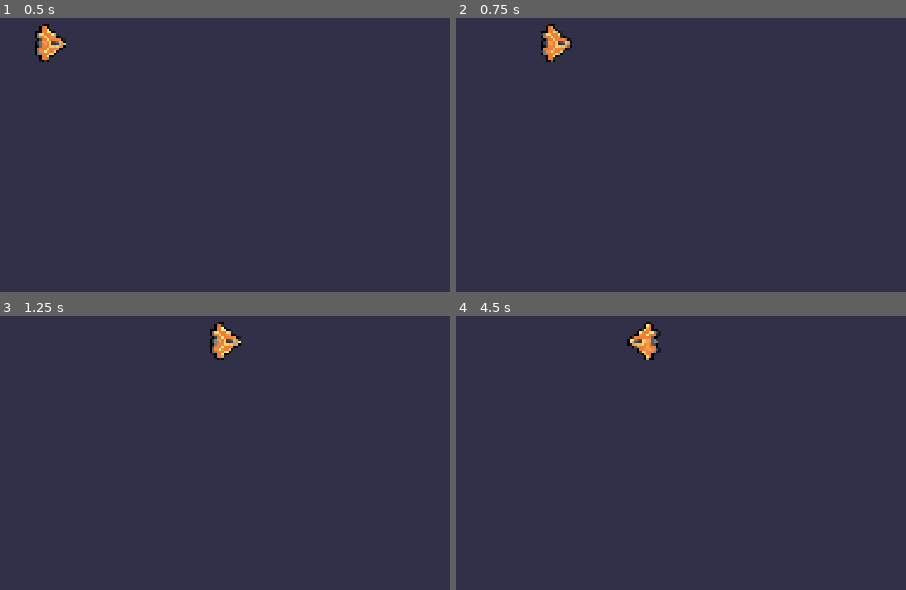
Above: before the commit, frames 1-4 (two rows, left to right).
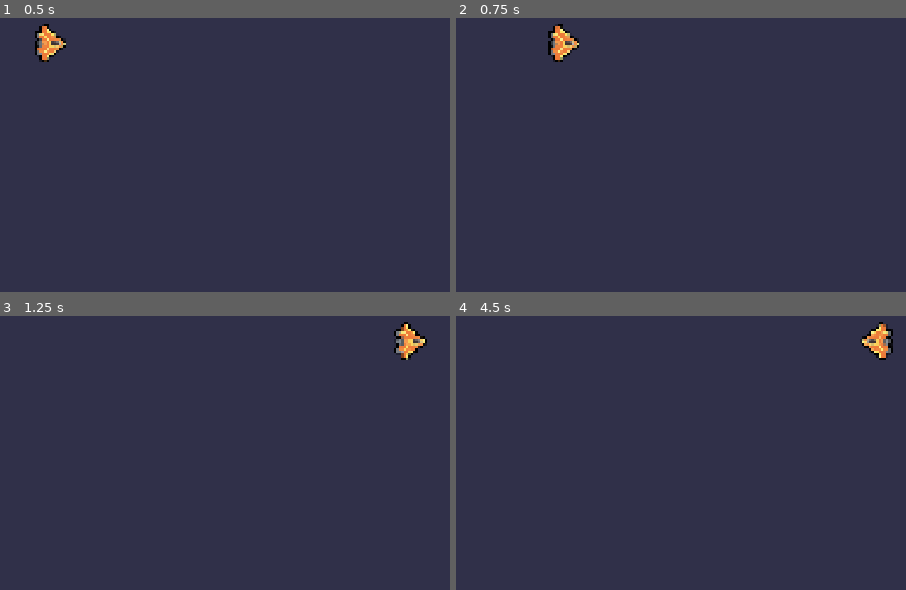
Above: after the commit, the same moments.

Repository: M1kezh1/M4-To-Space-And-Beyond
Game: Godot game, scene res://lessons/Ship.tscn
Same seed, same stepped clock (60 frames per second), same inputs: the game is played once before the commit and once after it.
Inputs (mouse positions are in pixels of both pictures, inside the frame that each line leads up to):
- Up to frame 1 (0.5 s): no input
- Up to frame 2 (0.75 s): tap Enter at 0.5 s; move the mouse to (694, 45) at 0.52 s; hold D (move_right) from 0.53 s (still down); tap Space (boost, bound only after the commit) at 0.6 s; click (694, 45) at 0.67 s
- Up to frame 3 (1.25 s): keep holding D (move_right)
- Up to frame 4 (4.5 s): move the mouse to (outside the picture) at 1.27 s; release D (move_right) at 1.28 s; hold S (move_down) 1.28-2.03 s; tap Space (boost, bound only after the commit) at 1.35, 2.3, 2.85, 3.6 s; move the mouse to (outside the picture) at 2.02 s; hold D (move_right) 2.03-2.78 s; tap Z at 2.1, 4.35 s; move the mouse to (478, 455) at 2.77 s; hold W (move_up) 2.78-3.53 s; click (478, 455) at 2.92 s; move the mouse to (757, 433) at 3.52 s; hold A (move_left) from 3.53 s (still down); move the mouse to (outside the picture) at 4.27 s

Frame 1 is identical in both runs. In frame 2, 0.8% of the frame differs, in the area x 18-28%, y 2-17%; in frame 3, 1.2%; in frame 4, 1.2%, in the area x 38-98%, y 2-17%.

Commit message:
M4L4 - L5 (Forgot to Commit L4)

Diff:
--- a/M04.to_space_and_beyond_workbook/lessons/Ship.tscn
+++ b/M04.to_space_and_beyond_workbook/lessons/Ship.tscn
@@ -7,3 +7,8 @@
 position = Vector2(934, 484)
 texture = ExtResource("1_8tgjj")
 script = ExtResource("2_oq4lx")
+
+[node name="Timer" type="Timer" parent="."]
+one_shot = true
+
+[connection signal="timeout" from="Timer" to="." method="_on_timer_timeout"]
--- a/M04.to_space_and_beyond_workbook/lessons/ship.gd
+++ b/M04.to_space_and_beyond_workbook/lessons/ship.gd
@@ -1,9 +1,14 @@
 extends Sprite2D
 
-var max_speed := 600.0
+var boost_speed := 1500.0
+var normal_speed := 600.0
+
+var max_speed := normal_speed
 var velocity := Vector2(0, 0)
+var steering_factor := 10.0
 
-func _process(delta):
+
+func _process(delta: float) -> void:
 	var direction := Vector2(0, 0)
 	direction.x = Input.get_axis("move_left", "move_right")
 	direction.y = Input.get_axis("move_up", "move_down")
@@ -11,7 +16,18 @@
 	if direction.length() > 1.0:
 		direction = direction.normalized()
 
-	velocity = direction * max_speed
+	if Input.is_action_just_pressed("boost"):
+		max_speed = boost_speed
+		get_node("Timer").start()
+
+	var desired_velocity := max_speed * direction
+	var steering_vector := desired_velocity - velocity
+	velocity += steering_vector * steering_factor * delta
 	position += velocity * delta
+
 	if direction.length() > 0.0:
 		rotation = velocity.angle()
+
+
+func _on_timer_timeout() -> void:
+	max_speed = normal_speed
--- a/M04.to_space_and_beyond_workbook/practices/L3.P2.character_diagonals/character_diagonals.gd
+++ b/M04.to_space_and_beyond_workbook/practices/L3.P2.character_diagonals/character_diagonals.gd
@@ -2,19 +2,14 @@
 
 var max_speed := 600.0
 var velocity := Vector2(0, 0)
-# Once again, the direction variable is outside the _process() function so the
-# practice testing code can read its value.
 var direction := Vector2(0, 0)
-
 
 func _process(delta: float) -> void:
 	direction.x = Input.get_axis("move_left", "move_right")
 	direction.y = Input.get_axis("move_up", "move_down")
 
-	# The character is way too fast, but only when moving diagonally!
-	# Add code to prevent that.
-	if velocity.length() > 1.0:
-		velocity = velocity.normalized()
+	if direction.length() > 1.0:
+		direction = direction.normalized()
 
 	velocity = direction * max_speed
 	position += velocity * delta
--- a/M04.to_space_and_beyond_workbook/practices/L4.P1.boosting_circle/boosting_circle.gd
+++ b/M04.to_space_and_beyond_workbook/practices/L4.P1.boosting_circle/boosting_circle.gd
@@ -16,14 +16,13 @@
 		direction = direction.normalized()
 
 	if Input.is_action_just_pressed("boost"):
-		# Replace the pass keyword with the code to change the max_speed, get the timer node, and start it.
-		pass
+		max_speed = boost_speed
+		get_node("Timer").start()
 
 	velocity = direction * max_speed
 	position += velocity * delta
 	if direction.length() > 0.0:
 		rotation = velocity.angle()
 
-
 func _on_timer_timeout() -> void:
-	pass
+	max_speed = normal_speed
--- a/M04.to_space_and_beyond_workbook/practices/L4.P1.boosting_circle/boosting_circle.tscn
+++ b/M04.to_space_and_beyond_workbook/practices/L4.P1.boosting_circle/boosting_circle.tscn
@@ -1,8 +1,8 @@
-[gd_scene load_steps=8 format=3]
+[gd_scene load_steps=8 format=3 uid="uid://o07b1w5x3370"]
 
-[ext_resource type="Texture2D" path="res://assets/practice_assets/shape_ship.png" id="1_w7vm3"]
-[ext_resource type="Script" path="res://practices/L4.P1.boosting_circle/boosting_circle.gd" id="2_v458s"]
-[ext_resource type="Texture2D" path="res://assets/practice_assets/ellipse_white.png" id="3_geoet"]
+[ext_resource type="Texture2D" uid="uid://d1xp2mgpkkc42" path="res://assets/practice_assets/shape_ship.png" id="1_w7vm3"]
+[ext_resource type="Script" uid="uid://blabrv8jnuwus" path="res://practices/L4.P1.boosting_circle/boosting_circle.gd" id="2_v458s"]
+[ext_resource type="Texture2D" uid="uid://bkueifls7csiy" path="res://assets/practice_assets/ellipse_white.png" id="3_geoet"]
 [ext_resource type="PackedScene" path="res://practices/L4.P1.boosting_circle/background.tscn" id="4_4en4c"]
 
 [sub_resource type="Curve" id="Curve_w5itb"]
@@ -31,4 +31,9 @@
 visibility_rect = Rect2(-4000, -4000, 4000, 4000)
 process_material = SubResource("ParticleProcessMaterial_q610u")
 
-[node name="Background" type="Node" parent="." instance=ExtResource("4_4en4c")]
+[node name="Background" parent="." instance=ExtResource("4_4en4c")]
+
+[node name="Timer" type="Timer" parent="."]
+one_shot = true
+
+[connection signal="timeout" from="Timer" to="." method="_on_timer_timeout"]
--- a/M04.to_space_and_beyond_workbook/practices/L5.P1.steering/steering.gd
+++ b/M04.to_space_and_beyond_workbook/practices/L5.P1.steering/steering.gd
@@ -13,8 +13,9 @@
 	if direction.length() > 1.0:
 		direction = direction.normalized()
 
-	# Add code to calculate the desired velocity, the steering,
-	# and add to the current velocity before changing the position.
+	var desired_velocity := max_speed * direction
+	var steering_vector := desired_velocity - velocity
+	velocity += steering_vector * steering_factor * delta
 	position += velocity * delta
 
 	if direction.length() > 0.0:
--- a/M04.to_space_and_beyond_workbook/practices/L5.P1.steering/steering.tscn
+++ b/M04.to_space_and_beyond_workbook/practices/L5.P1.steering/steering.tscn
@@ -1,8 +1,8 @@
-[gd_scene load_steps=8 format=3]
+[gd_scene load_steps=8 format=3 uid="uid://bk5on335ig365"]
 
-[ext_resource type="Texture2D" path="res://assets/practice_assets/shape_ship.png" id="1_d5can"]
-[ext_resource type="Script" path="res://practices/L5.P1.steering/steering.gd" id="2_nxetu"]
-[ext_resource type="Texture2D" path="res://assets/practice_assets/ellipse_white.png" id="3_ls5kn"]
+[ext_resource type="Texture2D" uid="uid://d1xp2mgpkkc42" path="res://assets/practice_assets/shape_ship.png" id="1_d5can"]
+[ext_resource type="Script" uid="uid://c8fa0nllfxdyl" path="res://practices/L5.P1.steering/steering.gd" id="2_nxetu"]
+[ext_resource type="Texture2D" uid="uid://bkueifls7csiy" path="res://assets/practice_assets/ellipse_white.png" id="3_ls5kn"]
 [ext_resource type="PackedScene" path="res://practices/L5.P1.steering/background.tscn" id="4_kcvbg"]
 
 [sub_resource type="Curve" id="Curve_p40xv"]
@@ -31,4 +31,4 @@
 visibility_rect = Rect2(-4000, -4000, 4000, 4000)
 process_material = SubResource("ParticleProcessMaterial_rwfi4")
 
-[node name="Background" type="Node" parent="." instance=ExtResource("4_kcvbg")]
+[node name="Background" parent="." instance=ExtResource("4_kcvbg")]
--- a/M04.to_space_and_beyond_workbook/project.godot
+++ b/M04.to_space_and_beyond_workbook/project.godot
@@ -63,6 +63,11 @@
 , Object(InputEventKey,"resource_local_to_scene":false,"resource_name":"","device":0,"window_id":0,"alt_pressed":false, …(185 unchanged characters)…
 ]
 }
+boost={
+"deadzone": 0.2,
+"events": [Object(InputEventKey,"resource_local_to_scene":false,"resource_name":"","device":0,"window_id":0,"alt_pressed":false,"shift_pressed":false,"ctrl_pressed":false,"meta_pressed":false,"pressed":false,"keycode":0,"physical_keycode":32,"key_label":0,"unicode":0,"location":0,"echo":false,"script":null)
+]
+}
 
 [rendering]
 
